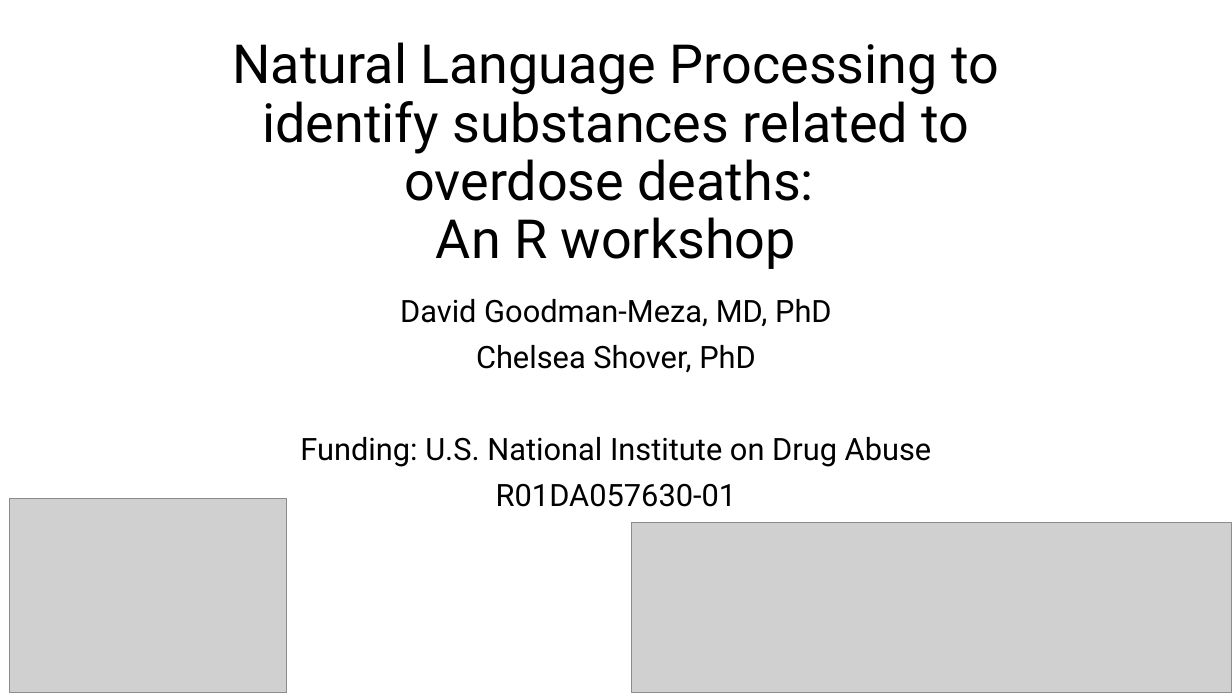
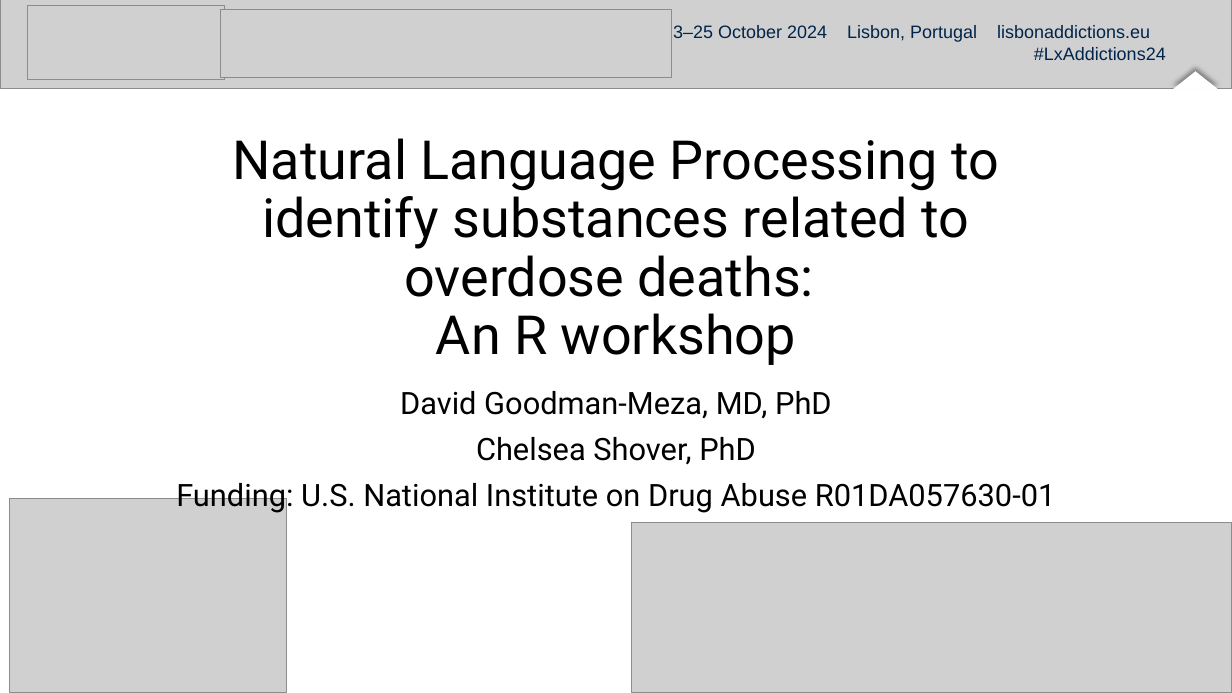
Before and after one commit to davigood1/Lisbon-Addiction-NLP-Workshop, a slide deck: slide 1 of Addiction_2024_workshop_coroner_NLP.pptx. Drawn at 1232x693 pixels with LibreOffice and Linux fonts; fonts in the diff are those of the drawing; grey boxes stand for pictures. Boxes give left, top, right and bottom in pixels: in the first picture for what was removed or moved away, otherwise in the second. Text is boxed around its words. In the diff, an @@ line names an element or a change of style, - is before the commit and + after.

```diff
--- a/Addiction_2024_workshop_coroner_NLP.pptx
+++ b/Addiction_2024_workshop_coroner_NLP.pptx
@@ group added at (0, 0, 1232, 90): 3 pictures, 1 triangle, 1 text @@
+23‒25 October 2024 Lisbon, Portugal lisbonaddictions.eu #LxAddictions24
@@ title "Natural Language Processing to identify ...": place and size @@
-title "Natural Language Processing to identify ..." at (232, 42, 999, 269)
+title "Natural Language Processing to identify ..." at (232, 138, 999, 365)
@@ subtitle "David Goodman-Meza, MD, PhD": place and size @@
-subtitle "David Goodman-Meza, MD, PhD" at (300, 299, 932, 507)
+subtitle "David Goodman-Meza, MD, PhD" at (176, 391, 1056, 514)
@@ subtitle at (176, 478, 1056, 514): text changed @@
-Funding: U.S. National Institute on Drug Abuse
-R01DA057630-01
+Funding: U.S. National Institute on Drug Abuse R01DA057630-01
```
Also in this commit, not shown: 5 other slides changed, 3 other files.
